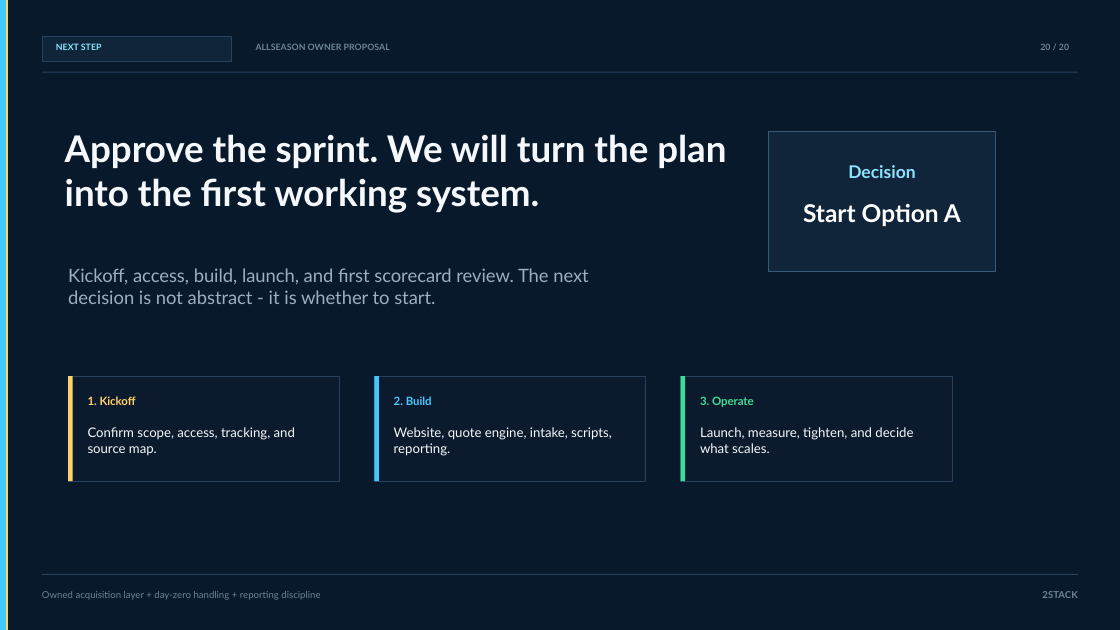
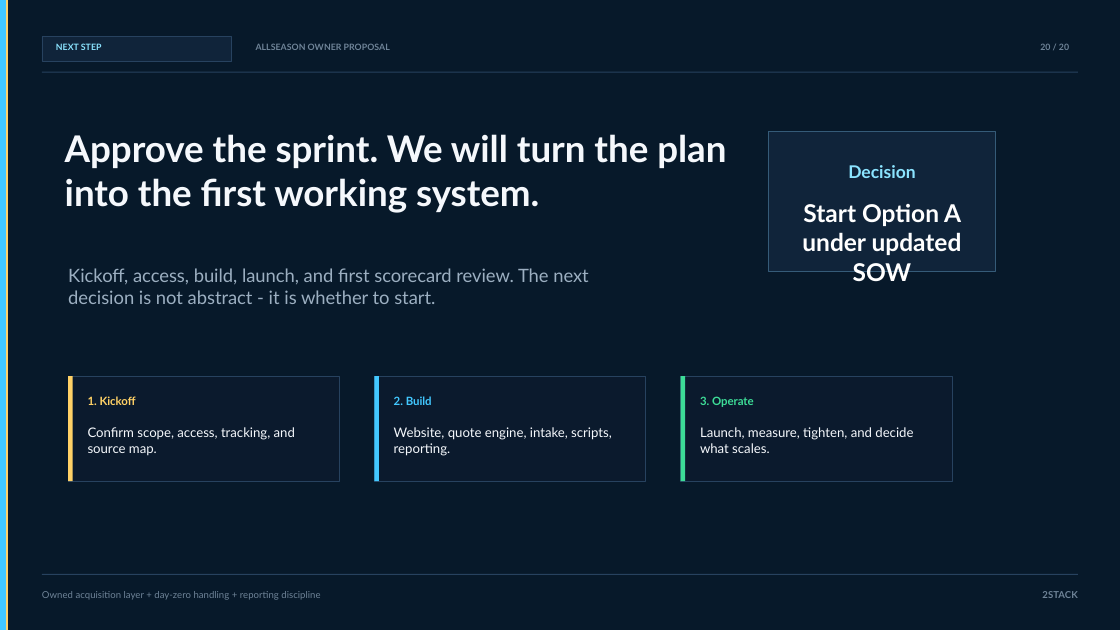
Before and after one commit to haikudetat-ctrl/all-season-webpage, a slide deck: slide 20 of OPTION_A_CLOSE_PACKAGE/export/allseason-owner-pitch-v3.pptx. Drawn at 1120x630 pixels with LibreOffice and Linux fonts; fonts in the diff are those of the drawing. Boxes give left, top, right and bottom in pixels: in the first picture for what was removed or moved away, otherwise in the second. Text is boxed around its words. In the diff, an @@ line names an element or a change of style, - is before the commit and + after.

Commit message:
Update Option A pricing and production proof

```diff
--- a/OPTION_A_CLOSE_PACKAGE/export/allseason-owner-pitch-v3.pptx
+++ b/OPTION_A_CLOSE_PACKAGE/export/allseason-owner-pitch-v3.pptx
@@ text at [802, 204, 962, 281]: text changed @@
-Start Option A
+Start Option A under updated SOW
```
Also in this commit, not shown: 3 other slides changed, 9 other files.
